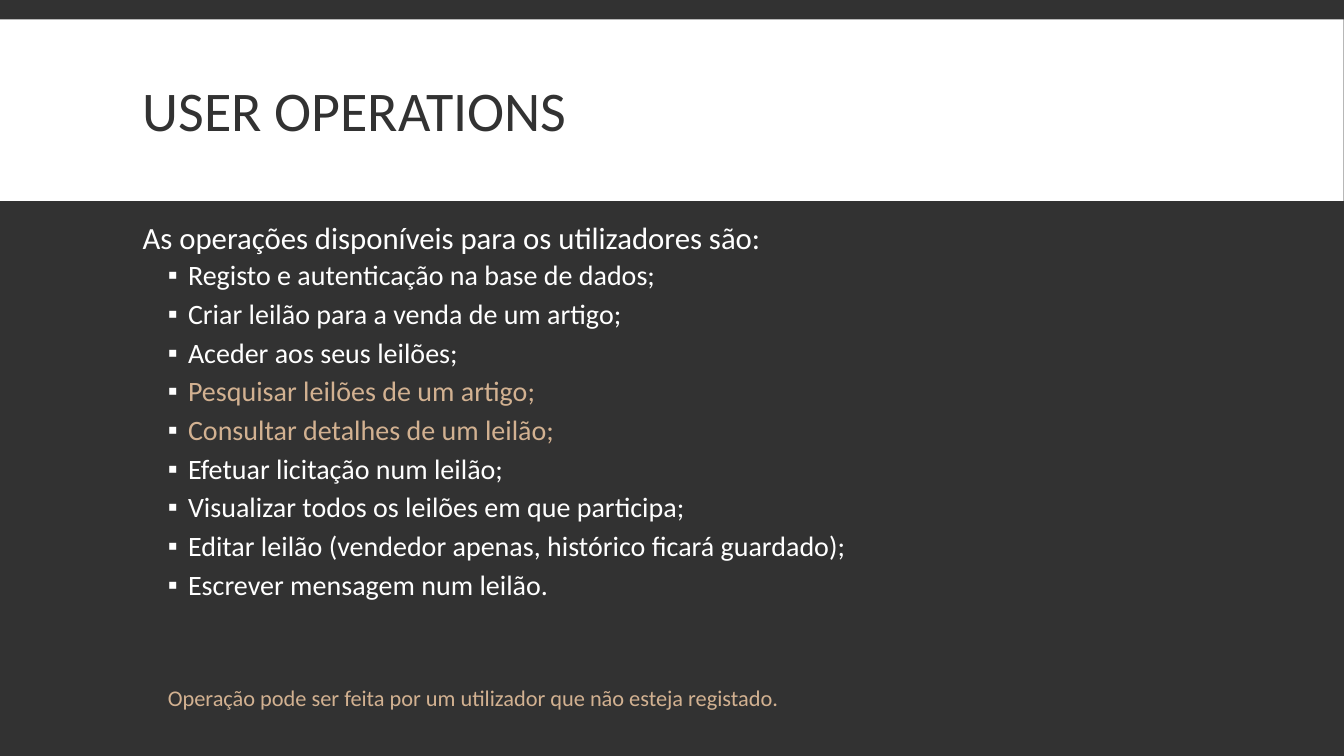
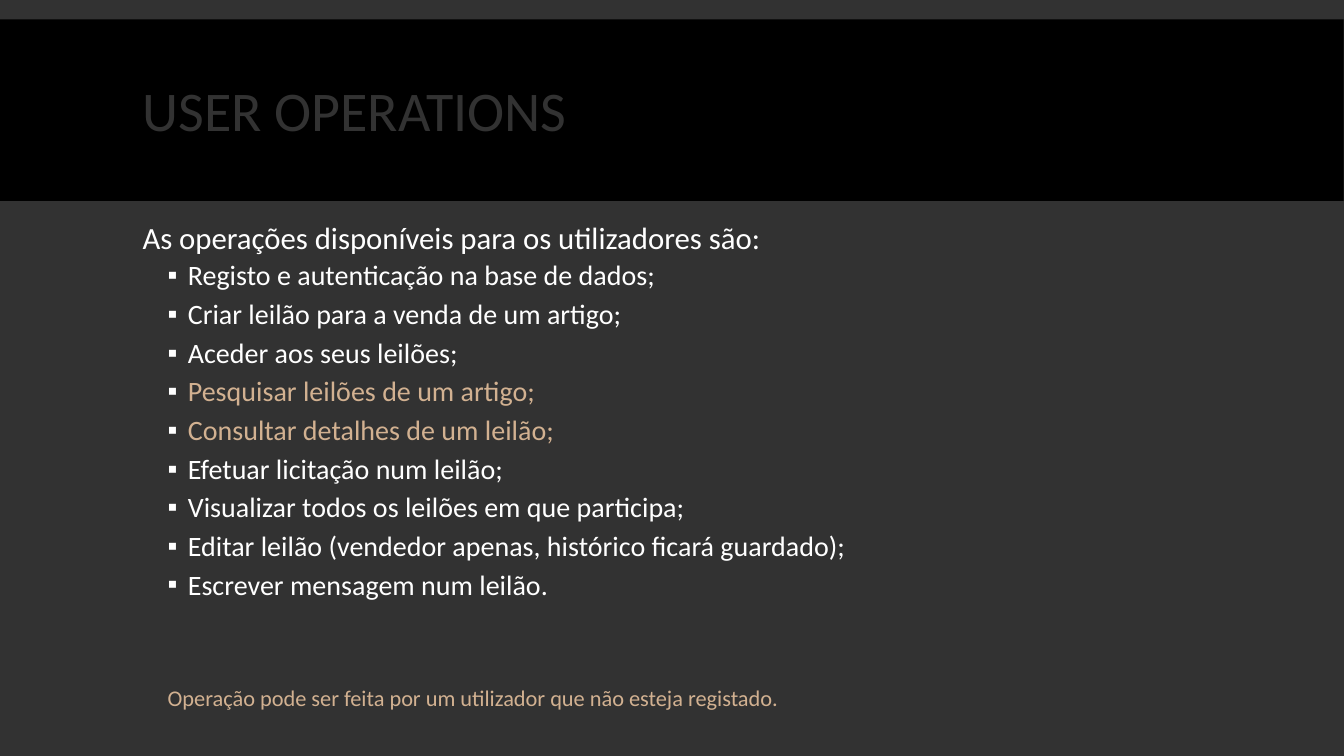
Before and after one commit to tomasbm07/Projeto-BD, a slide deck: slide 4 of Apresentação/Apresentação.pptx. Drawn at 1344x756 pixels with LibreOffice and Linux fonts; fonts in the diff are those of the drawing. Boxes give left, top, right and bottom in pixels: in the first picture for what was removed or moved away, otherwise in the second. Text is boxed around its words. In the diff, an @@ line names an element or a change of style, - is before the commit and + after.

```diff
--- a/Apresentação/Apresentação.pptx
+++ b/Apresentação/Apresentação.pptx
@@ rectangle at (x1=0, y1=19, x2=1344, y2=201): fill #FFFFFF to #000000 @@
```
Also in this commit, not shown: 9 other slides changed, 3 other files.
